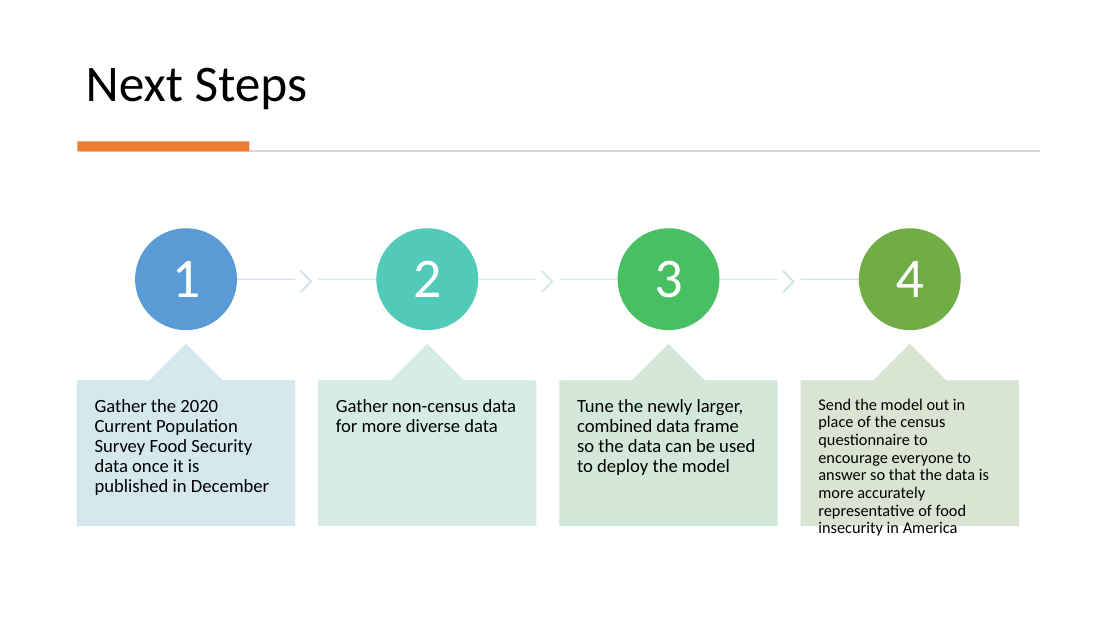
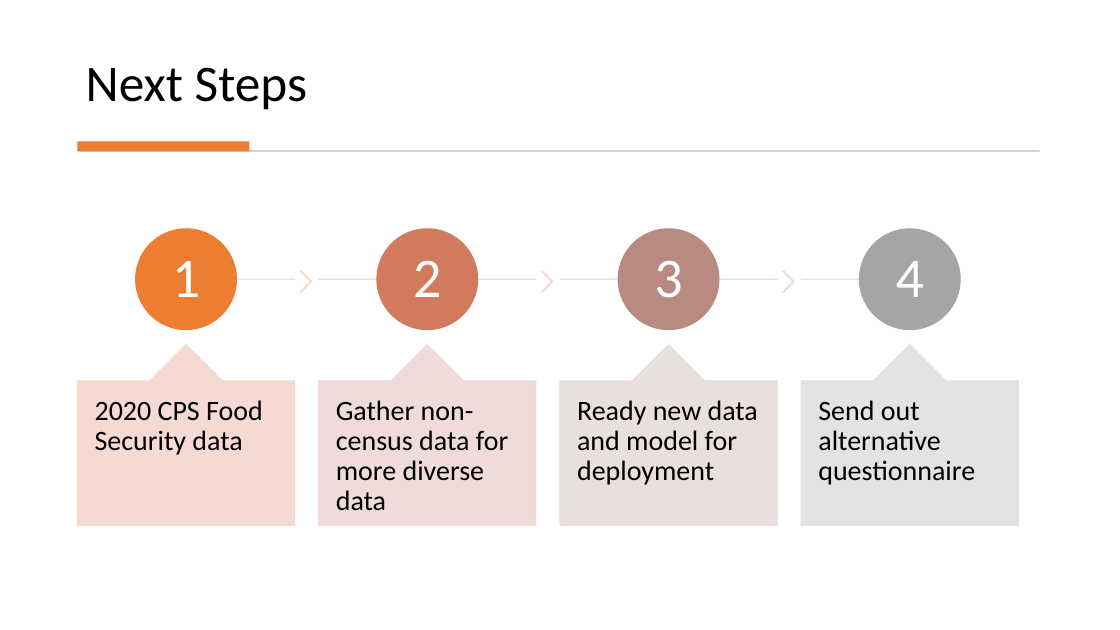
Before and after one commit to cassyclark96/food-insecurity-project, a slide deck: slide 12 of food-security-slides.pptx. Drawn at 1120x630 pixels with LibreOffice and Linux fonts; fonts in the diff are those of the drawing. Boxes give left, top, right and bottom in pixels: in the first picture for what was removed or moved away, otherwise in the second. Text is boxed around its words. In the diff, an @@ line names an element or a change of style, - is before the commit and + after.

Commit message:
adding slides

```diff
--- a/food-security-slides.pptx
+++ b/food-security-slides.pptx
@@ ellipse at (136, 229, 237, 329): fill #5B9BD5 to #ED7D31; outline #5B9BD5 1 pt to #ED7D31 1 pt @@
@@ ellipse at (377, 229, 478, 329): fill #52CAB8 to #D17B5C; outline #52CAB8 1 pt to #D17B5C 1 pt @@
@@ ellipse at (618, 229, 719, 329): fill #49BF64 to #B98A82; outline #49BF64 1 pt to #B98A82 1 pt @@
@@ ellipse at (860, 229, 960, 329): fill #70AD47 to #A5A5A5; outline #70AD47 1 pt to #A5A5A5 1 pt @@
@@ rectangle at (198, 279, 295, 279): fill #D2DEEF at 90% opacity to #F8D7CE at 90% opacity; outline #D2DEEF 1 pt to #F8D7CE 1 pt @@
@@ chevron at (301, 271, 312, 292): fill #D1E2EE at 90% opacity to #F6D7CF at 90% opacity; outline #D1E2EE 1 pt to #F6D7CF 1 pt @@
@@ rectangle at (318, 279, 535, 279): fill #D1EAEC at 90% opacity to #F2D8D3 at 90% opacity; outline #D1EAEC 1 pt to #F2D8D3 1 pt @@
@@ chevron at (542, 271, 553, 292): fill #D0EBE9 at 90% opacity to #F0D8D4 at 90% opacity; outline #D0EBE9 1 pt to #F0D8D4 1 pt @@
@@ rectangle at (560, 279, 777, 279): fill #D0E9DE at 90% opacity to #ECDAD8 at 90% opacity; outline #D0E9DE 1 pt to #ECDAD8 1 pt @@
@@ chevron at (783, 271, 794, 292): fill #D0E8D9 at 90% opacity to #EADBD9 at 90% opacity; outline #D0E8D9 1 pt to #EADBD9 1 pt @@
@@ rectangle at (802, 279, 910, 279): fill #CFE5D1 at 90% opacity to #E5DDDD at 90% opacity; outline #CFE5D1 1 pt to #E5DDDD 1 pt @@
@@ up arrow callout at (77, 344, 294, 525): fill #D1E6ED at 90% opacity to #F4D7D1 at 90% opacity; outline #D1E6ED 1 pt to #F4D7D1 1 pt @@
@@ up arrow callout at (318, 344, 535, 525): fill #D0EAE3 at 90% opacity to #EED9D6 at 90% opacity; outline #D0EAE3 1 pt to #EED9D6 1 pt @@
@@ up arrow callout at (560, 344, 777, 525): fill #D0E7D5 at 90% opacity to #E7DCDB at 90% opacity; outline #D0E7D5 1 pt to #E7DCDB 1 pt @@
@@ up arrow callout at (802, 344, 1018, 525): fill #D5E3CF at 90% opacity to #E1E1E1 at 90% opacity; outline #D5E3CF 1 pt to #E1E1E1 1 pt @@
@@ text "Gather non-census data for more ..." at (336, 400, 508, 511): size 16 to 24 pt; more space between paragraphs @@
@@ text at (95, 400, 263, 455): text changed; size 16 to 24 pt @@
-Gather the 2020 Current Population Survey Food Security data once it is published in December
+2020 CPS Food Security data
@@ text at (577, 400, 758, 485): text changed; size 16 to 24 pt @@
-Tune the newly larger, combined data frame so the data can be used to deploy the model
+Ready new data and model for deployment
@@ text at (818, 400, 975, 485): text changed; size 14 to 24 pt @@
-Send the model out in place of the census questionnaire to encourage everyone to answer so that the data is more accurately representative of food insecurity in America
+Send out alternative questionnaire
```
Also in this commit, not shown: 7 other slides changed, 2 other files.
